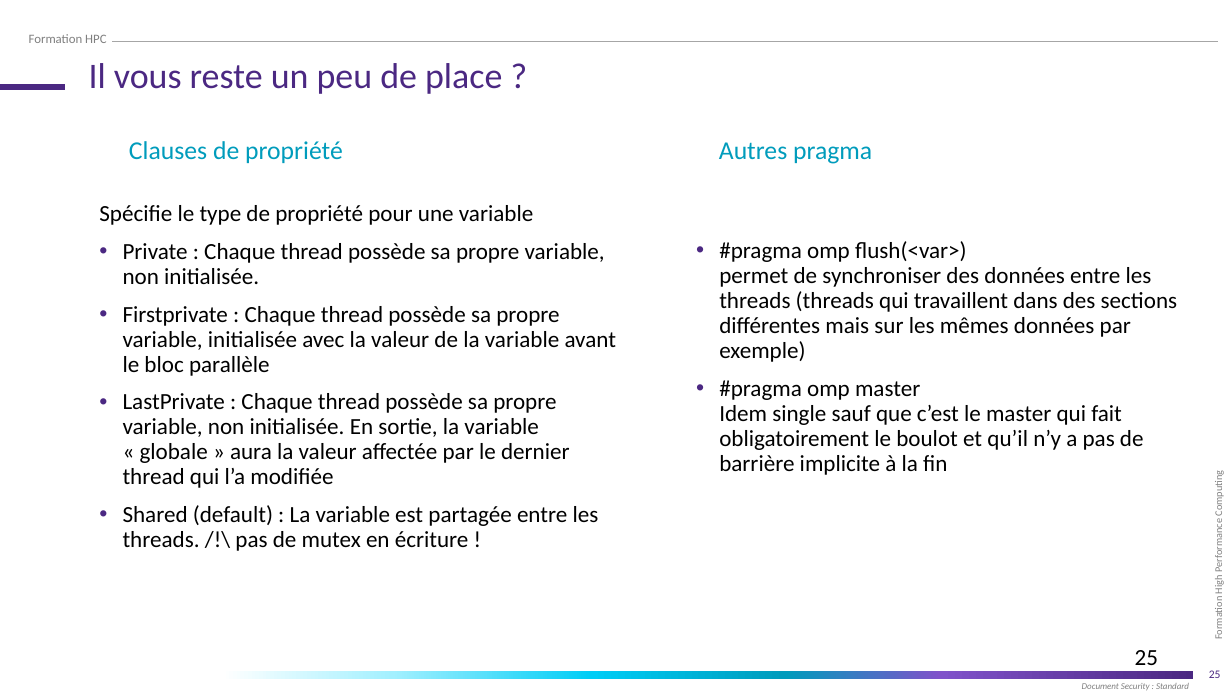
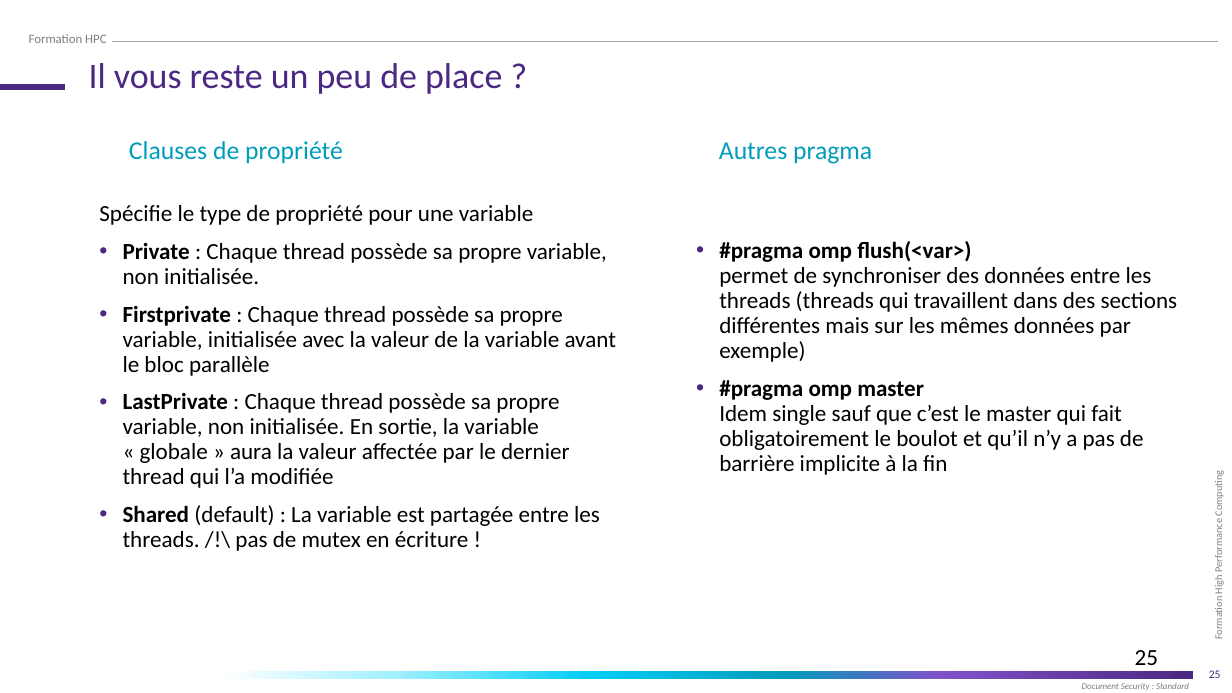
Before and after one commit to franckginguene/hpc_formation_scalian, a slide deck: slide 25 of Diapos/High_Performance_Computing_OpenMP.pptx. Drawn at 1232x693 pixels with LibreOffice and Linux fonts; fonts in the diff are those of the drawing; background and template pictures are left out. Boxes give left, top, right and bottom in pixels: in the first picture for what was removed or moved away, otherwise in the second. Text is boxed around its words. In the diff, an @@ line names an element or a change of style, - is before the commit and + after.

```diff
--- a/Diapos/High_Performance_Computing_OpenMP.pptx
+++ b/Diapos/High_Performance_Computing_OpenMP.pptx
@@ text "#pragma omp flush(<var>) permet de ..." at [719,241,1177,475]: bold on in "#pragma omp flush(<var>)", "#pragma omp master" @@
@@ text at [123,306,616,551]: bold on in "Private", "Firstprivate", "LastPrivate", "Shared" @@
```
Also in this commit, not shown: 6 other slides changed, 4 slides added, 2 other files.
